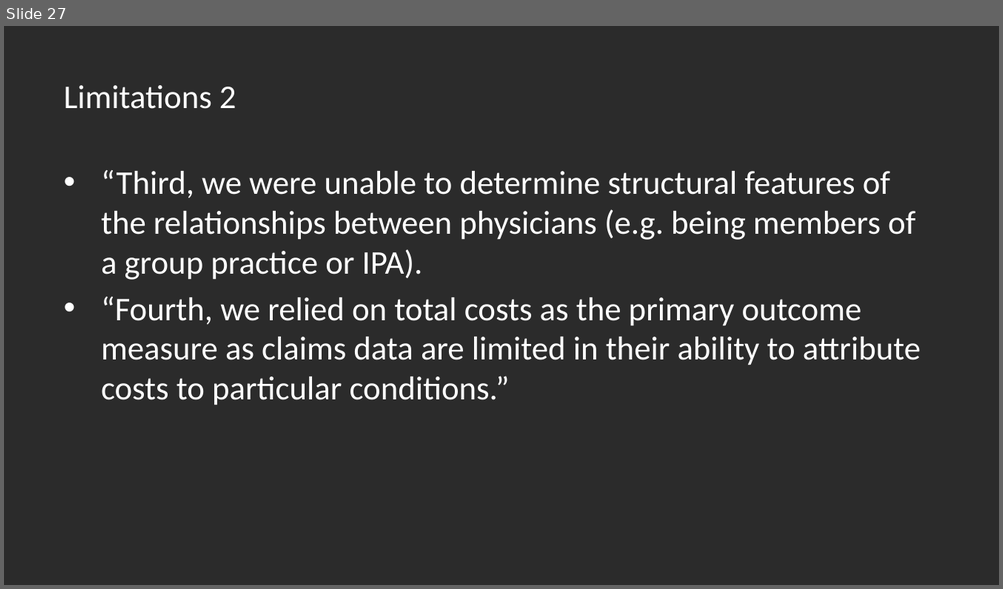
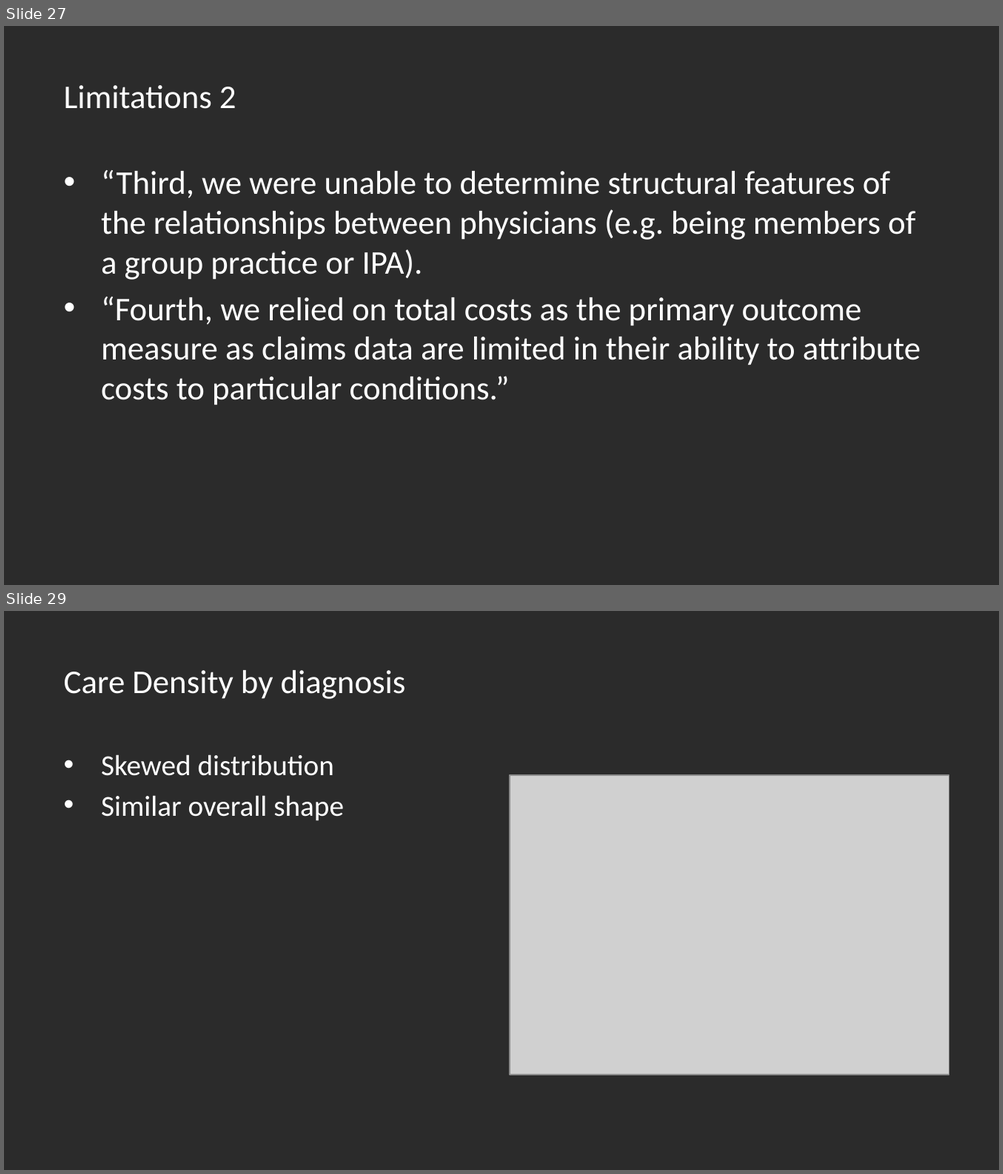
Before and after one commit to thadryanjs/presentations, a slide deck: Rotation1/Rotation1.pptx. Shown one above the other, each under a label of ours: slide 27 before the commit, slides 27 and 29 after it; the slides between them are not shown. The pictures are 1003x589 and 1003x1174 pixels, drawn with LibreOffice and Linux fonts; fonts in the diff are those of the drawing; grey boxes stand for pictures; background and template pictures are left out; a plain dark background stands for a picture behind light text. Boxes give left, top, right and bottom in pixels: in the first picture for what was removed or moved away, otherwise in the second. Text is boxed around its words. In the diff, an @@ line names an element or a change of style, - is before the commit and + after.

```diff
--- a/Rotation1/Rotation1.pptx
+++ b/Rotation1/Rotation1.pptx
@@ slide 29 added at (4, 611, 999, 1170), background picture (left out) @@
@@ title added at (64, 670, 406, 699), 24 pt, text #FFFFFF @@
+Care Density by diagnosis
@@ text added at (101, 755, 344, 821), 21 pt, text #FFFFFF @@
+• Skewed distribution
+• Similar overall shape
@@ picture added at (509, 775, 949, 1074) @@
```
Also in this commit, not shown: 2 slides changed, 5 other slides added, 1 other file.
